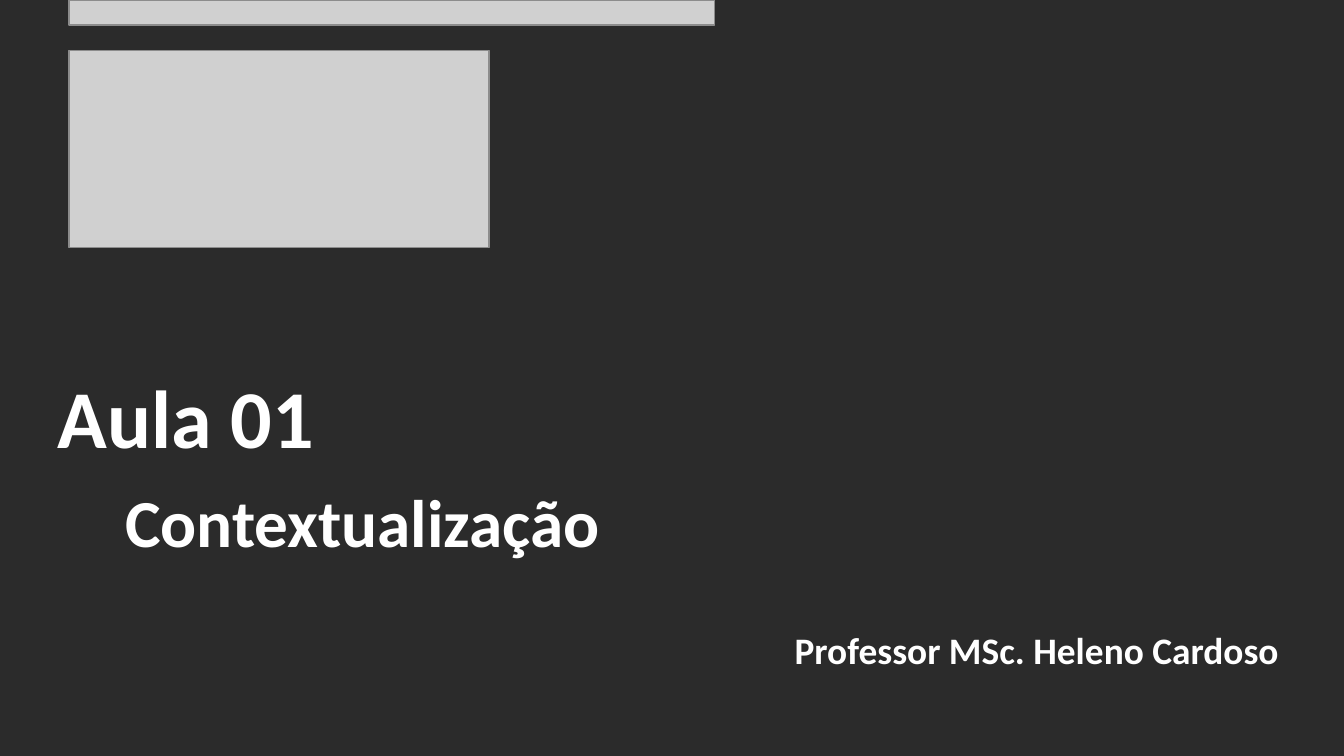
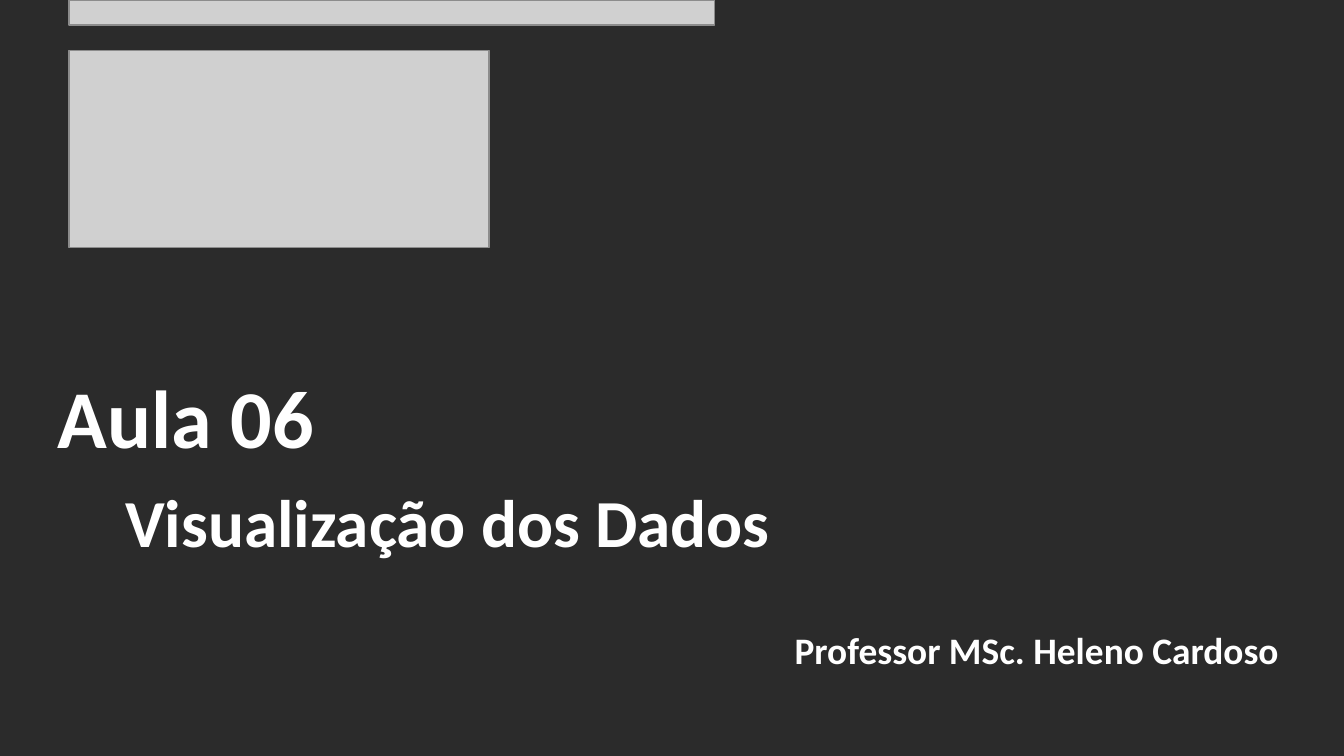
Before and after one commit to CloudEducationBrazil/WydenPythonBigData, a slide deck: slide 2 of 01 Classes/Aula 06 - Python Big Data.pptx. Drawn at 1344x756 pixels with LibreOffice and Linux fonts; fonts in the diff are those of the drawing; grey boxes stand for pictures; background and template pictures are left out; a plain dark background stands for a picture behind light text. Boxes give left, top, right and bottom in pixels: in the first picture for what was removed or moved away, otherwise in the second. Text is boxed around its words. In the diff, an @@ line names an element or a change of style, - is before the commit and + after.

```diff
--- a/01 Classes/Aula 06 - Python Big Data.pptx
+++ b/01 Classes/Aula 06 - Python Big Data.pptx
@@ title at (x1=58, y1=390, x2=769, y2=559): text changed @@
-Aula 01
-Contextualização
+Aula 06
+Visualização dos Dados
```
Also in this commit, not shown: 22 other files.
